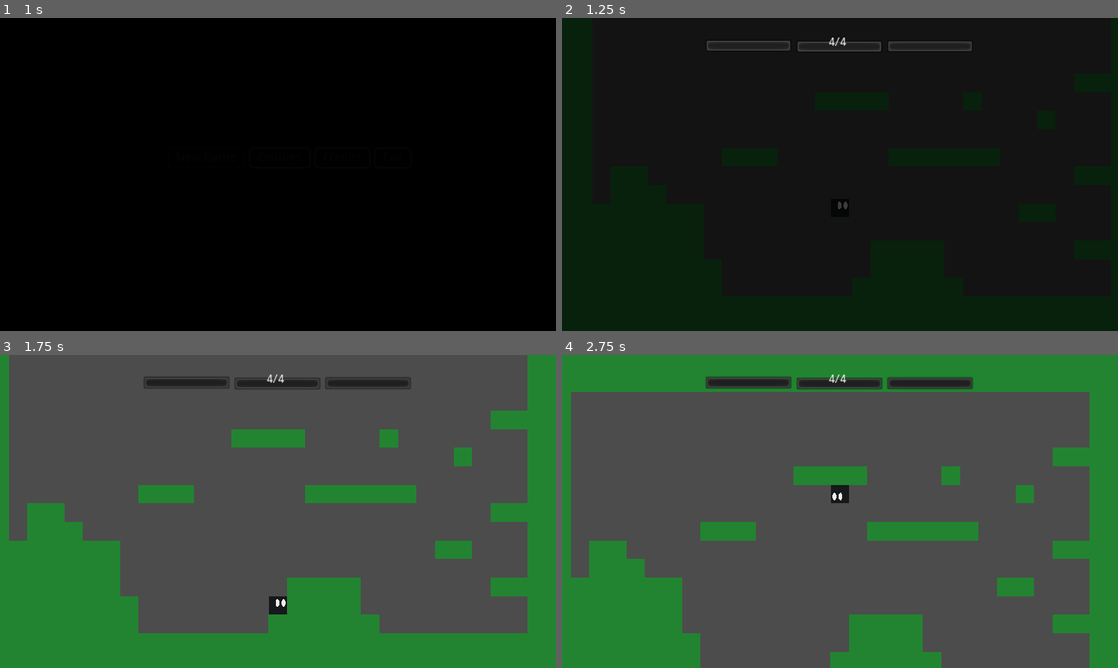
Above: before the commit, frames 1-4 (two rows, left to right).
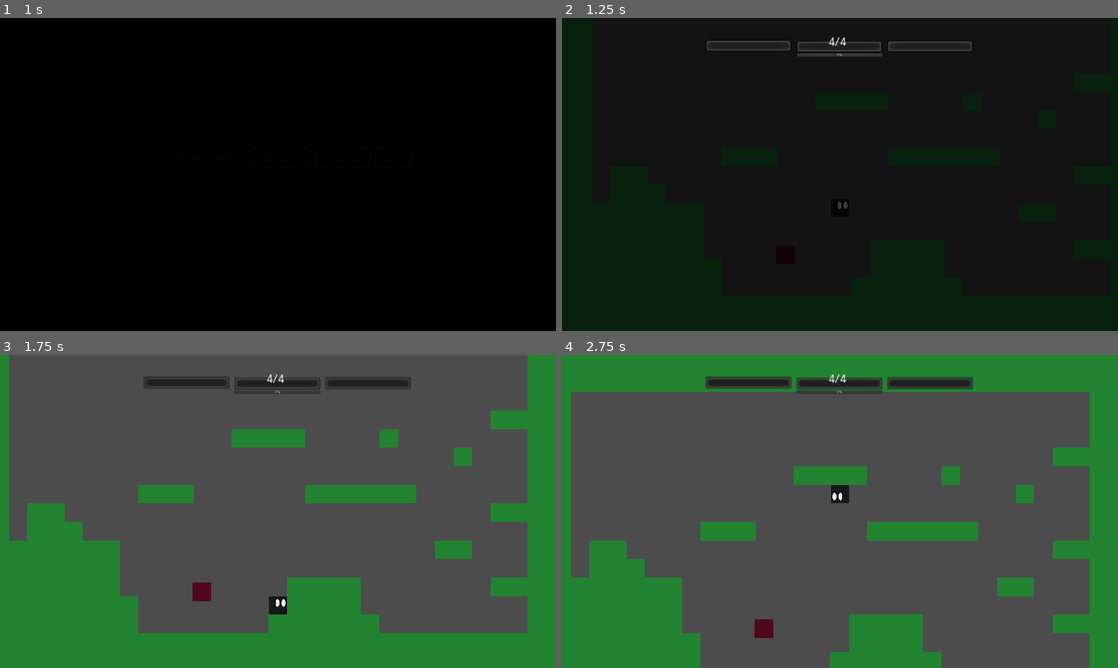
Above: after the commit, the same moments.

Repository: korvato-prime/hyperdimensional-knight
Game: Godot game, scene res://interface/TitleSceen.tscn
Same seed, same stepped clock (60 frames per second), same inputs: the game is played once before the commit and once after it.
Inputs:
- Up to frame 1 (1 s): click "New Game" at 0.5 s
- Up to frame 2 (1.25 s): no input
- Up to frame 3 (1.75 s): hold Right (ui_right) from 1.28 s (still down); hold Z (confirm) from 1.28 s (still down)
- Up to frame 4 (2.75 s): tap Enter at 2 s; release Right (ui_right) at 2.03 s; release Z (confirm) at 2.03 s; hold Down (ui_down) from 2.03 s (still down); tap A (head) at 2.1 s

Frame 1 is identical in both runs. In frame 2, 0.1% of the frame differs, in the area x 42-58%, y 11-13%; in frame 3, 0.2%; in frame 4, 0.3%, in the area x 34-58%, y 11-91%.

Commit message:
Health UI WIP

Diff:
--- a/levels/Level_1.gd
+++ b/levels/Level_1.gd
@@ -16,3 +16,8 @@
 		$AlterDimension.set_collision_layer_bit(1,0)
 		$solids.show()
 		$solids.set_collision_layer_bit(1,1)
+
+func _on_HazardArea_body_entered(body):
+	if body is Player:
+		Globals.player_current_life -=1
+	pass # Replace with function body.
--- a/levels/Level_1.tscn
+++ b/levels/Level_1.tscn
@@ -48,6 +48,9 @@
 } ]
 0/z_index = 0
 
+[sub_resource type="RectangleShape2D" id=5]
+extents = Vector2( 31.3388, 31.9549 )
+
 [node name="Level 1" type="Node2D"]
 script = ExtResource( 1 )
 
@@ -67,6 +70,7 @@
 tile_data = PoolIntArray( 131071, 0, 0, 65536, 0, 0, 65537, 0, 0, 65538, 0, 0, 65539, 0, 0, 65540, 0, 0, 65541, 0, 0, 6 …(2963 unchanged characters)…
 
 [node name="UI" type="CanvasLayer" parent="."]
+editor/display_folded = true
 script = ExtResource( 4 )
 
 [node name="ProgressBar" type="ProgressBar" parent="UI"]
@@ -105,7 +109,14 @@
 value = 100.0
 percent_visible = false
 
+[node name="ProgressBar2" type="ProgressBar" parent="UI"]
+margin_left = 809.0
+margin_top = 121.0
+margin_right = 1108.0
+margin_bottom = 135.0
+
 [node name="player" parent="." instance=ExtResource( 5 )]
+editor/display_folded = true
 position = Vector2( 918.892, 624.64 )
 collision_mask = 2
 
@@ -119,3 +130,21 @@
 drag_margin_top = 0.0
 drag_margin_right = 0.0
 drag_margin_bottom = 0.0
+
+[node name="Hazard" type="Node2D" parent="."]
+
+[node name="HazardArea" type="Area2D" parent="Hazard"]
+position = Vector2( 730.871, 880.655 )
+__meta__ = {
+"_edit_group_": true
+}
+
+[node name="Sprite" type="Sprite" parent="Hazard/HazardArea"]
+self_modulate = Color( 0.498039, 0.27451, 0.6, 1 )
+texture = ExtResource( 3 )
+
+[node name="CollisionShape2D" type="CollisionShape2D" parent="Hazard/HazardArea"]
+position = Vector2( -0.012146, -0.105652 )
+shape = SubResource( 5 )
+
+[connection signal="body_entered" from="Hazard/HazardArea" to="." method="_on_HazardArea_body_entered"]
--- a/levels/UI.gd
+++ b/levels/UI.gd
@@ -6,3 +6,6 @@
 
 func _on_damege_received():
 	pass
+
+func _process(delta):
+	$ProgressBar/Label.text = "%s/%s" % [str(Globals.player_current_life), str(Globals.player_total_life)]
--- a/player/Player.gd
+++ b/player/Player.gd
@@ -1,4 +1,5 @@
 extends KinematicBody2D
+class_name Player
 
 var UP = Vector2(0, -1)
 const SLOPE_STOP = 400
--- a/project.godot
+++ b/project.godot
@@ -9,12 +9,18 @@
 config_version=4
 
 _global_script_classes=[ {
+"base": "KinematicBody2D",
+"class": "Player",
+"language": "GDScript",
+"path": "res://player/Player.gd"
+}, {
 "base": "Node",
 "class": "StateMachine",
 "language": "GDScript",
 "path": "res://multiuse_resources/StateMachine.gd"
 } ]
 _global_script_class_icons={
+"Player": "",
 "StateMachine": ""
 }
 
Not shown: 1 places in levels/Level_1.tscn that only renumber resources
